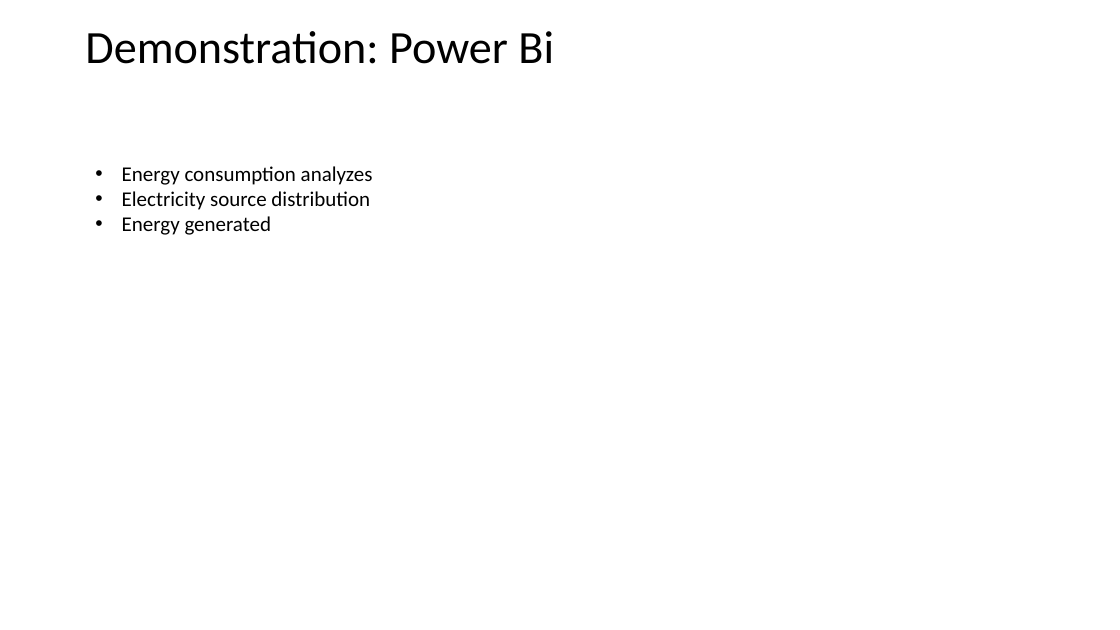
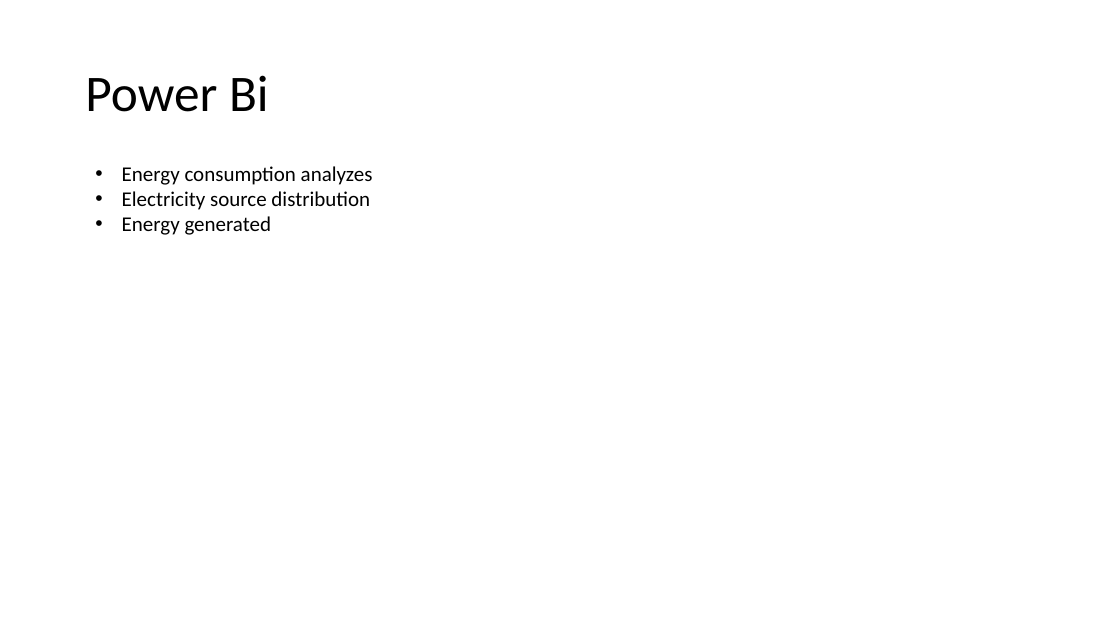
Before and after one commit to nscodechris/final_exam_aw_academy, a slide deck: slide 4 of Presentation1.pptx. Drawn at 1120x630 pixels with LibreOffice and Linux fonts; fonts in the diff are those of the drawing. Boxes give left, top, right and bottom in pixels: in the first picture for what was removed or moved away, otherwise in the second. Text is boxed around its words. In the diff, an @@ line names an element or a change of style, - is before the commit and + after.

```diff
--- a/Presentation1.pptx
+++ b/Presentation1.pptx
@@ title at <box>85,75,269,112</box>: text changed; size 39.6 to 44 pt @@
-Demonstration: Power Bi
+Power Bi
```
Also in this commit, not shown: 2 other slides changed.
